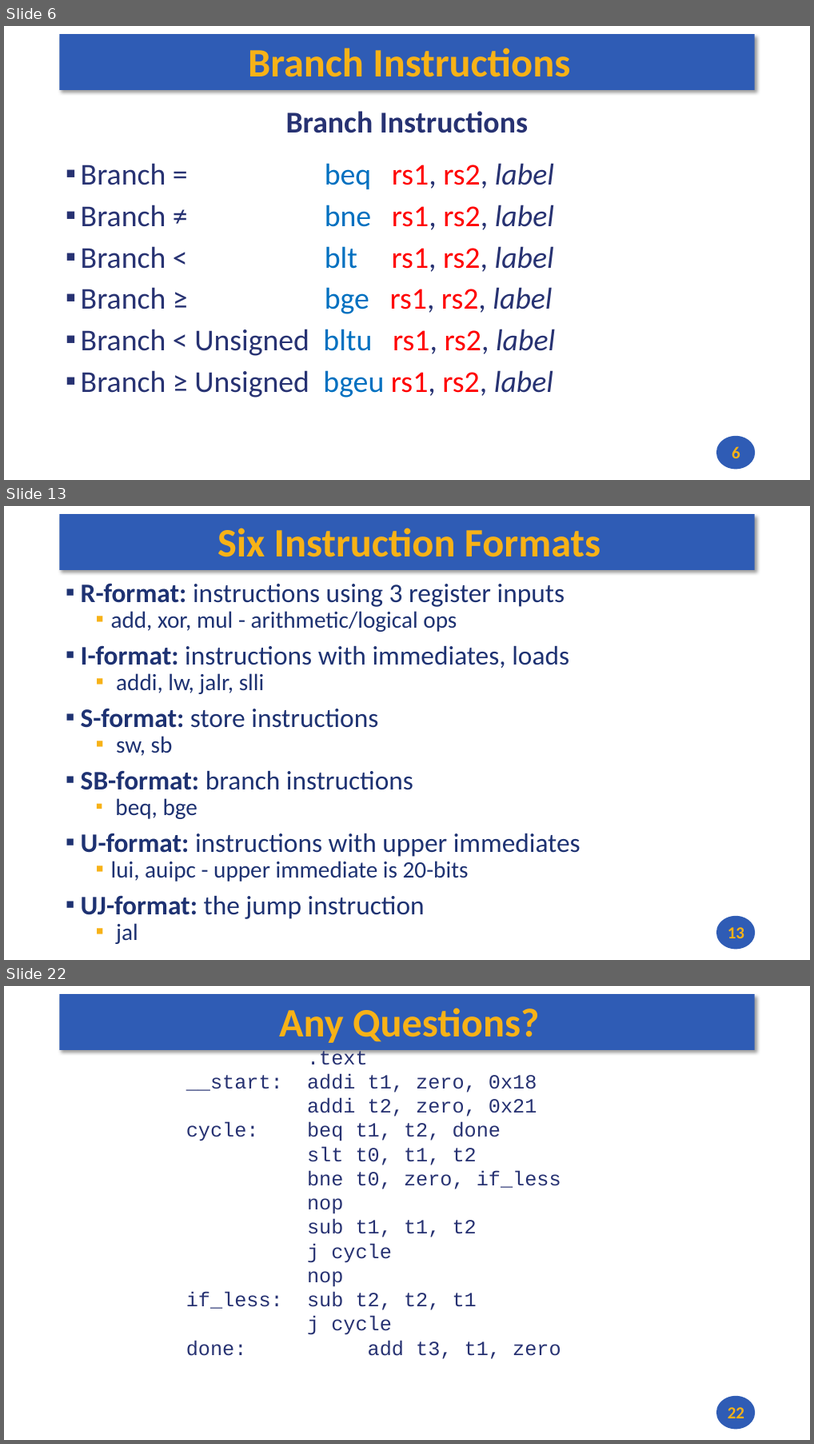
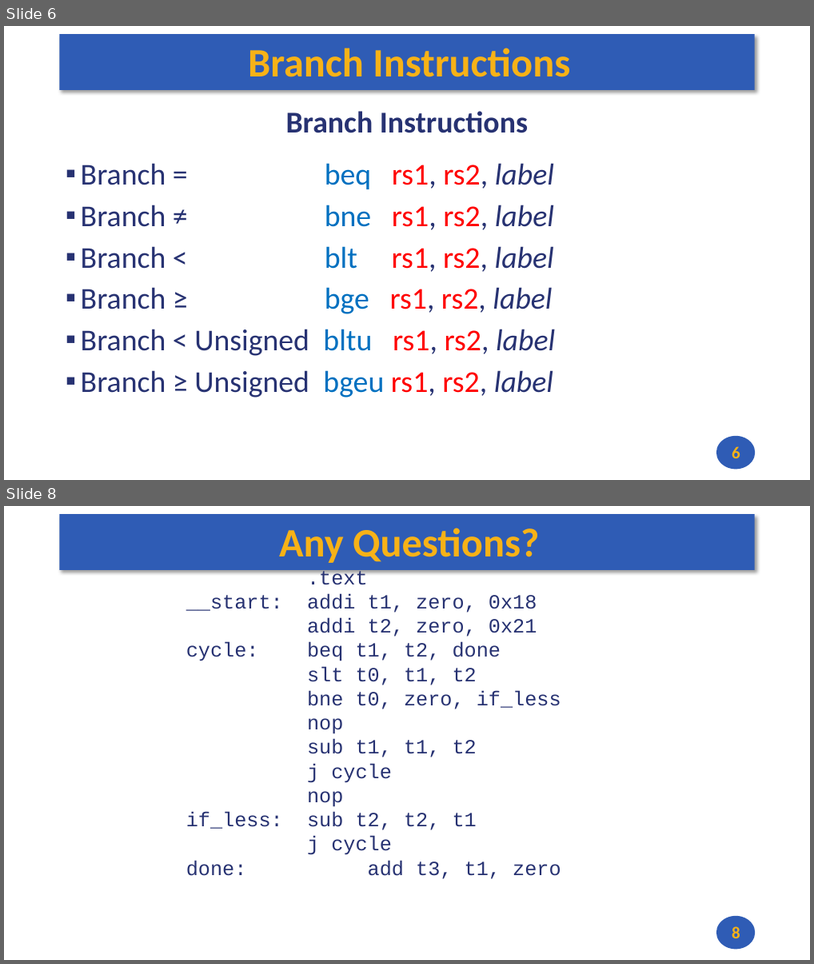
Before and after one commit to andrewt0301/hse-acos-course, a slide deck: docs/part1ca/05_MacrosBranchesArrays/CA_Lecture_05.pptx. Shown one above the other, each under a label of ours: slides 6, 13 and 22 before the commit, slides 6 and 8 after it; the slides between them are not shown. The pictures are 814x1444 and 814x964 pixels, drawn with LibreOffice and Linux fonts; fonts in the diff are those of the drawing. Boxes give left, top, right and bottom in pixels: in the first picture for what was removed or moved away, otherwise in the second. Text is boxed around its words. In the diff, an @@ line names an element or a change of style, - is before the commit and + after.

```diff
--- a/docs/part1ca/05_MacrosBranchesArrays/CA_Lecture_05.pptx
+++ b/docs/part1ca/05_MacrosBranchesArrays/CA_Lecture_05.pptx
@@ slide 13 removed at box(4, 506, 810, 960), background #FFFFFF; not listed: 2 template elements that a slide beside it also shows @@
@@ title removed at box(218, 528, 601, 557) @@
-Six Instruction Formats
@@ text removed at box(81, 584, 581, 944) @@
-▪ R-format: instructions using 3 register inputs
-  ▪ add, xor, mul - arithmetic/logical ops
-▪ I-format: instructions with immediates, loads
-  ▪ addi, lw, jalr, slli
-▪ S-format: store instructions
-  ▪ sw, sb
-▪ SB-format: branch instructions
-  ▪ beq, bge
-▪ U-format: instructions with upper immediates
-  ▪ lui, auipc - upper immediate is 20-bits
-▪ UJ-format: the jump instruction
-  ▪ jal
@@ page number removed at box(728, 927, 745, 938) @@
-13
@@ what was slide 22 is now slide 8 @@
@@ page number at box(732, 926, 741, 938): text changed @@
-22
+8
```
Also in this commit, not shown: 1 slide changed, 13 other slides removed, 1 other file.
